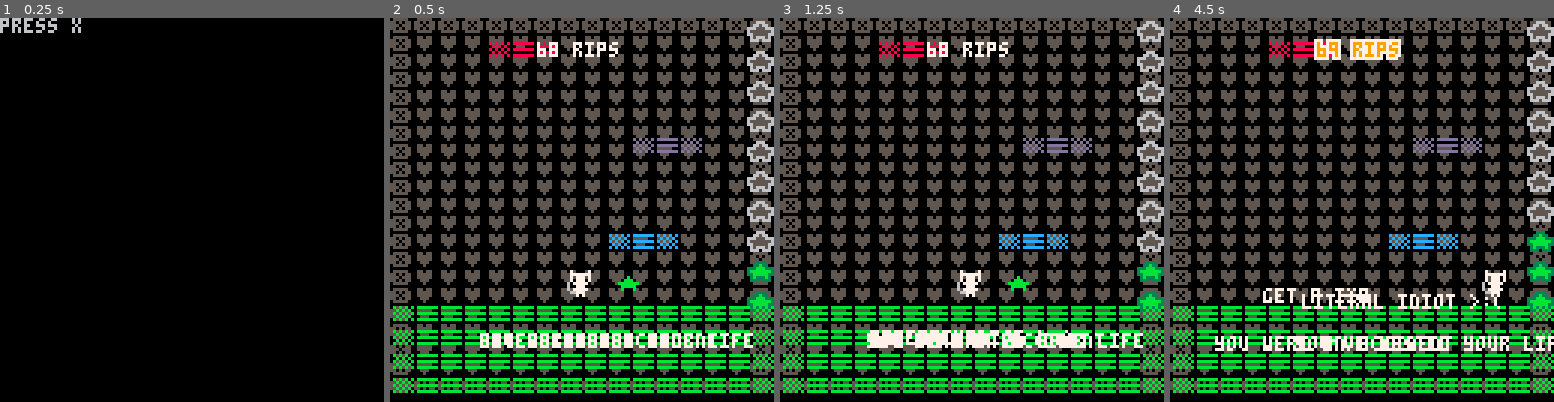
Above: before the commit, frames 1-4 (left to right).
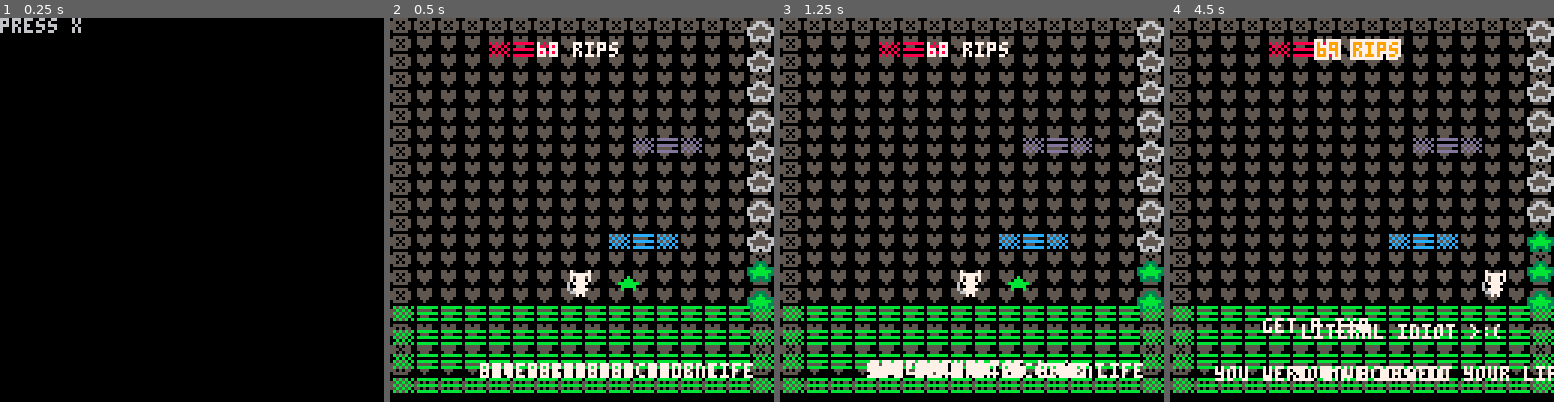
Above: after the commit, the same moments.

Repository: hypercube143/picoasciijam2026
Game: PICO-8 cartridge picoasciijam2016.p8
Same seed, same stepped clock (60 frames per second), same inputs: the game is played once before the commit and once after it.
Inputs:
- Up to frame 1 (0.25 s): no input
- Up to frame 2 (0.5 s): tap X (X key) at 0.33 s
- Up to frame 3 (1.25 s): tap X (X key) at 1.07 s
- Up to frame 4 (4.5 s): hold Right 1.6-2.1 s; tap X (X key) at 1.85, 2.97, 4.08 s; hold Up 2.15-2.42 s; hold Right 2.47-3.03 s; hold Left 3.08-3.58 s; hold Down 3.63-3.97 s; hold Right from 4.02 s (still down)

Frame 1 is identical in both runs. In frame 2, 3.5% of the frame differs, in the area x 23-95%, y 82-94%; in frame 3, 4.6%; in frame 4, 5.6%, in the area x 11-100%, y 70-95%.

Commit message:
death scene basic added

Diff:
--- a/picoasciijam2016.p8
+++ b/picoasciijam2016.p8
@@ -19,6 +19,10 @@
 ------------------------------------------------------------------------------------------------------------------------------------------------------
 -- GLOBALS
 ------------------------------------------------------------------------------------------------------------------------------------------------------
+-- global thought cloud vars
+THOUGHT_MIN_DIST_FROM_PLAYER = 30
+THOUGHT_MAX_DIST_FROM_PLAYER = 30 + 25
+
 -- DEBUG THINGS
 debug = "debug: "
 debugMode = false
@@ -39,8 +43,9 @@
 end
 
 function _update60()
-   CURR_SCENE.update()
-   if debugMode then print(debug, 2, 2, 7) end
+    if CURR_SCENE.t != nil then CURR_SCENE.t += 1 end
+    CURR_SCENE.update()
+    if debugMode then print(debug, 2, 2, 7) end
 end
 
 function _draw()
@@ -157,6 +161,17 @@
     }
 end
 
+function deathScreen()
+    return{
+        t = 0, -- resets as 0 whenever deathSCreen called?
+        update = function()
+            if btnp(❎) then CURR_SCENE = startMenu() end
+        end,
+        draw = function()
+            print("u fell to ur death </3\n*animation plays*\n\npress x", 2, 2, 7)
+        end
+    }
+end
 
 
 
@@ -234,8 +249,26 @@
             movePlayer(tileColliders)
             -- check if player colliding - potentially make this a list and for loop later? DONE IN LEVEL_ONE
             -- p.spr.collisionCheck(weed_tree)
+            checkPlayerFalling()
         end
     }
+end
+
+function checkPlayerFalling()
+    local lowestPlat = map_tiles[1]
+
+
+    -- thoughts rise as player falls, maybe add more thoughts as it rises so that it fills the screen.
+    if p.worldY < lowestPlat.y then
+        local diff = abs(p.worldY - lowestPlat.y)
+        THOUGHT_MIN_DIST_FROM_PLAYER += diff*10
+
+    end
+
+    if p.worldY < (lowestPlat.y - 50) then
+        --initLevelOne() -- here or somewhere else, like if go back to start menu
+        CURR_SCENE = deathScreen()
+    end
 end
 
 upBtnJustPressed = false
@@ -513,11 +546,9 @@
 end
 
 
--- global thought cloud vars
-MIN_DIST_FROM_PLAYER = 20
-MAX_DIST_FROM_PLAYER = MIN_DIST_FROM_PLAYER + 25
+
 function initThoughts()
-    local y = MIN_DIST_FROM_PLAYER + 5
+    local y = THOUGHT_MIN_DIST_FROM_PLAYER + 5
     return {
         thought(30, y, 7, "get a j*b"),
         thought(30, y, 7, "literal idiot >:("),
@@ -553,9 +584,9 @@
                 thot.shiftX = -1 + flr(rnd(3))
             end
 
-            if thot.co.y -1 <= (p.y + MIN_DIST_FROM_PLAYER) then
+            if thot.co.y -1 <= (p.y + THOUGHT_MIN_DIST_FROM_PLAYER) then
                 thot.shiftY = flr(rnd(2))
-            elseif thot.co.y +1 >= (p.y + MAX_DIST_FROM_PLAYER) then
+            elseif thot.co.y +1 >= (p.y + THOUGHT_MAX_DIST_FROM_PLAYER) then
                 thot.shiftY = -1 + flr(rnd(2))
             else
                 thot.shiftY = -1 + flr(rnd(3))
